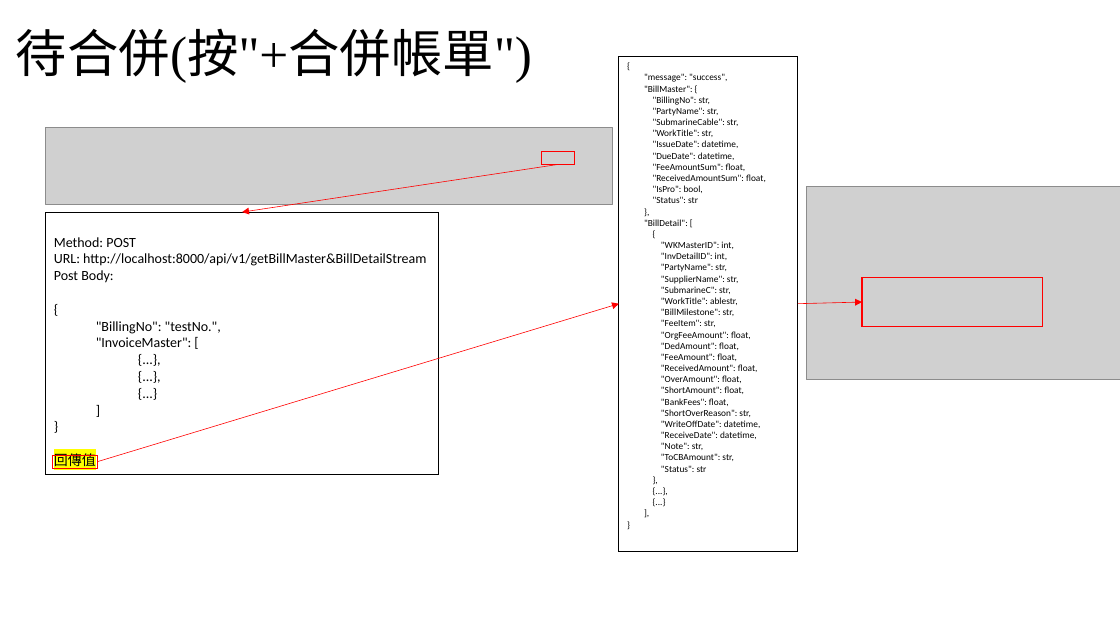
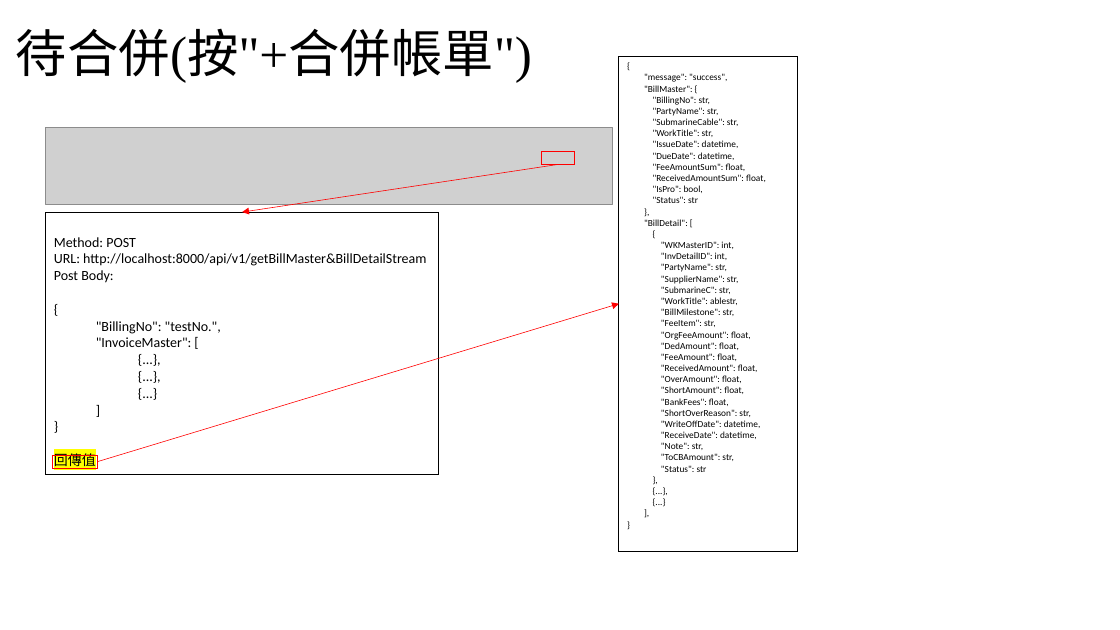
Before and after one commit to appletime81/cbp-sys-api, a slide deck: slide 4 of CBP專案/帳單API.pptx. Drawn at 1120x630 pixels with LibreOffice and Linux fonts; fonts in the diff are those of the drawing; grey boxes stand for pictures. Boxes give left, top, right and bottom in pixels: in the first picture for what was removed or moved away, otherwise in the second. Text is boxed around its words. In the diff, an @@ line names an element or a change of style, - is before the commit and + after.

```diff
--- a/CBP專案/帳單API.pptx
+++ b/CBP專案/帳單API.pptx
@@ picture removed at box(807, 187, 1120, 381) @@
@@ rectangle removed at box(862, 277, 1043, 326) @@
@@ arrow removed from (798, 304) to (862, 302) @@
```
Also in this commit, not shown: 3 other slides changed, 4 slides added, 8 other files.
